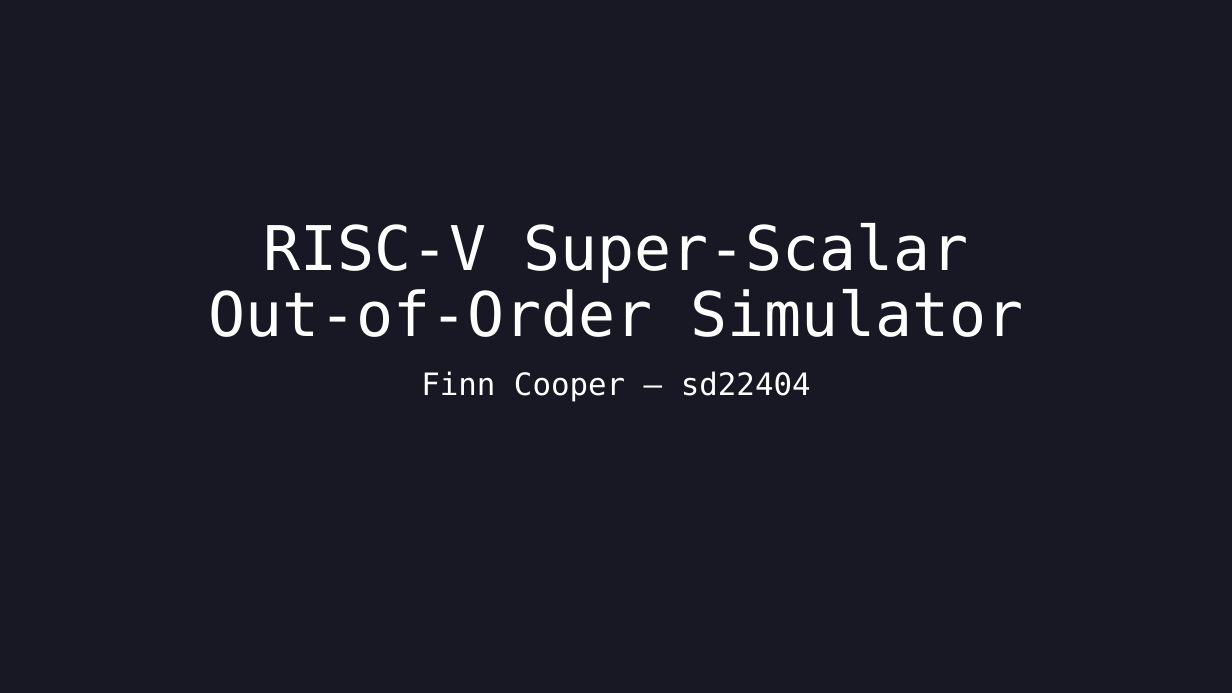
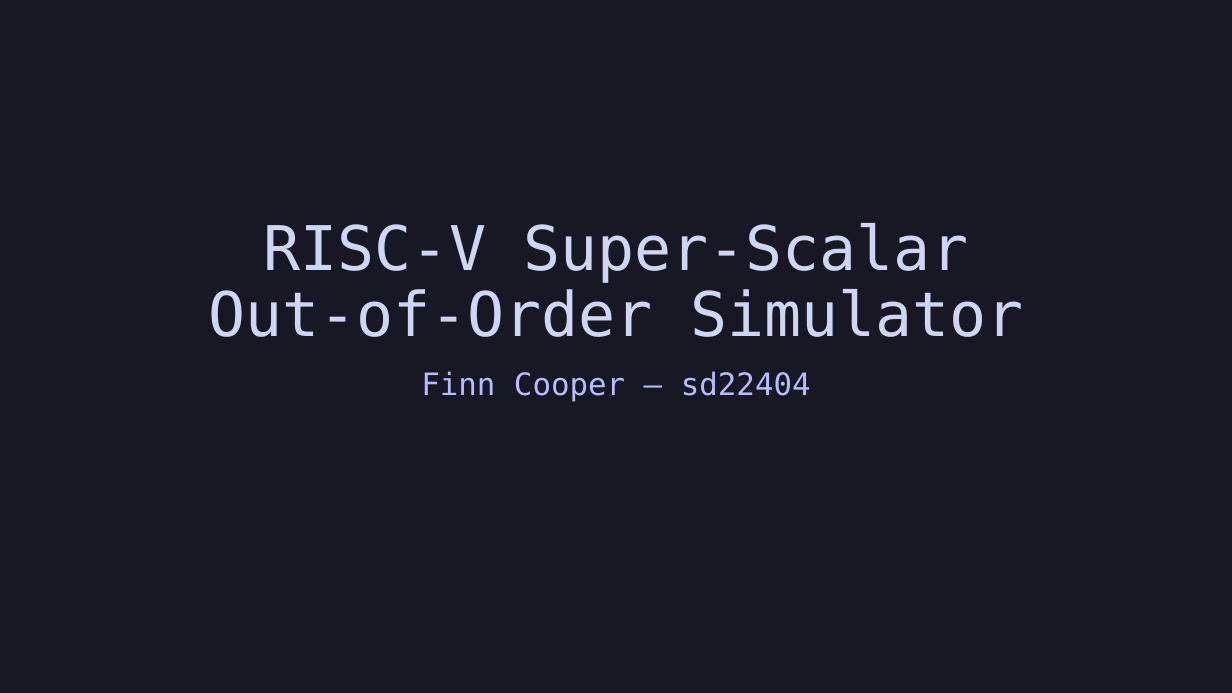
Before and after one commit to finnjcooper/COMS30046, a slide deck: slide 1 of docs/final presentation.pptx. Drawn at 1232x693 pixels with LibreOffice and Linux fonts; fonts in the diff are those of the drawing. Boxes give left, top, right and bottom in pixels: in the first picture for what was removed or moved away, otherwise in the second. Text is boxed around its words. In the diff, an @@ line names an element or a change of style, - is before the commit and + after.

```diff
--- a/docs/final presentation.pptx
+++ b/docs/final presentation.pptx
@@ title "RISC-V Super-Scalar Out-of-Order Simulator" at (208,223,1024,337): text colour #FFFFFF to #CDD6F4 @@
@@ subtitle "Finn Cooper – sd22404" at (421,371,811,402): text colour #FFFFFF to #B4BEFE @@
```
Also in this commit, not shown: 5 other slides changed, 2 other files.
